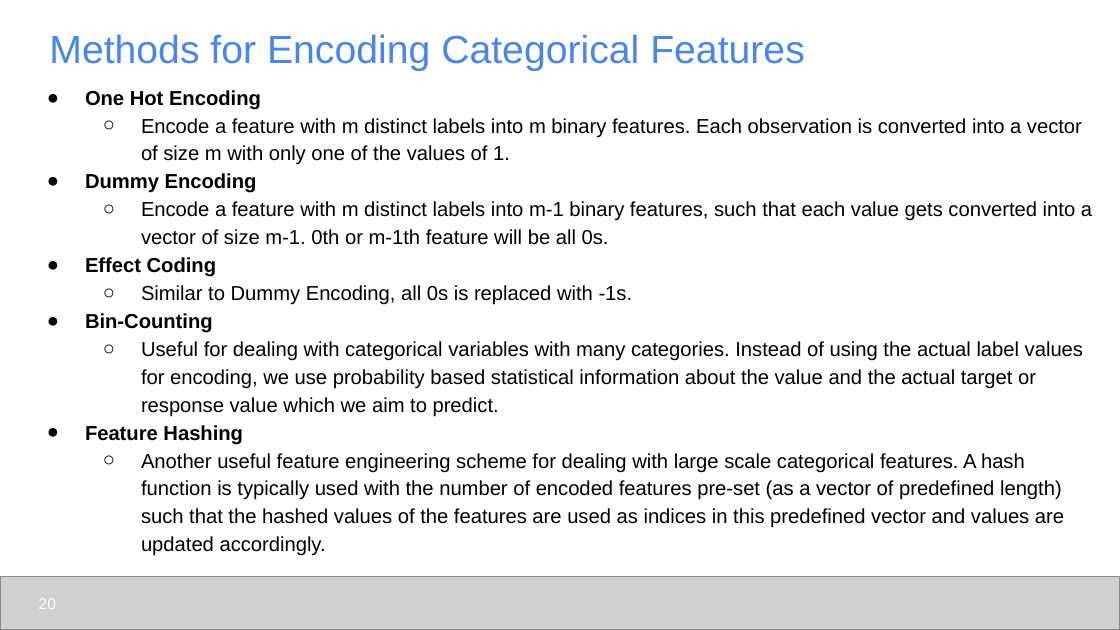
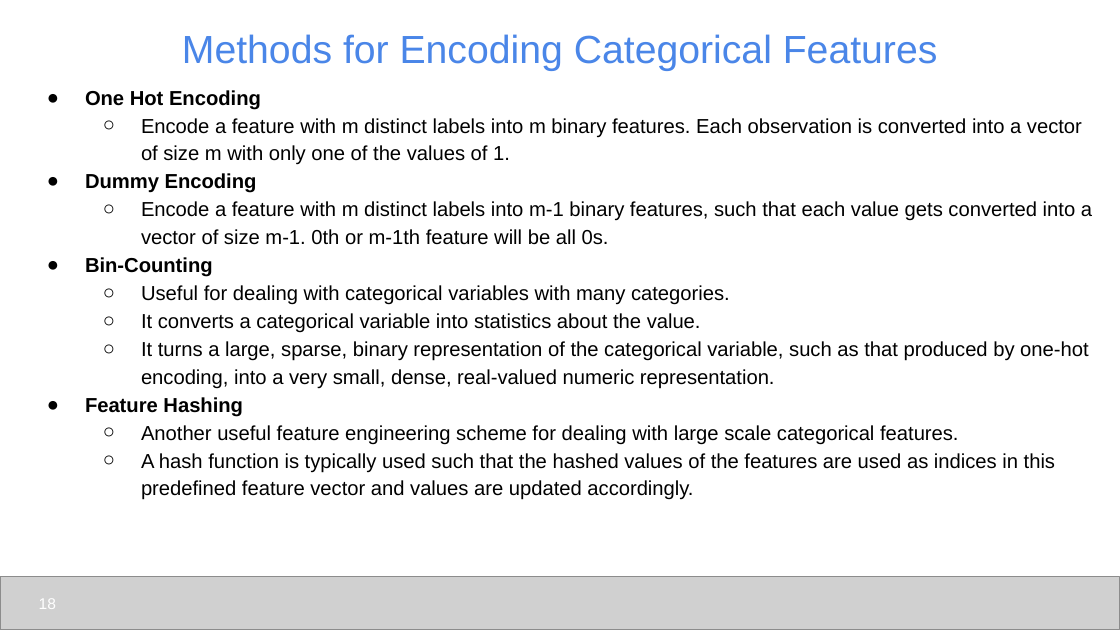
Before and after one commit to udel-cbcb/al_ml_workshop, a slide deck: slide 18 of Day_3/Lectures/Day_3_Lecture_Feature_Engineering_Scaling_Selection.pptx (slide 20 before the commit). Drawn at 1120x630 pixels with LibreOffice and Linux fonts; fonts in the diff are those of the drawing; grey boxes stand for pictures. Boxes give left, top, right and bottom in pixels: in the first picture for what was removed or moved away, otherwise in the second. Text is boxed around its words. In the diff, an @@ line names an element or a change of style, - is before the commit and + after.

```diff
--- a/Day_3/Lectures/Day_3_Lecture_Feature_Engineering_Scaling_Selection.pptx
+++ b/Day_3/Lectures/Day_3_Lecture_Feature_Engineering_Scaling_Selection.pptx
@@ title "Methods for Encoding Categorical Features" at (x1=182, y1=34, x2=938, y2=71): alignment left to centre @@
@@ text at (x1=85, y1=257, x2=633, y2=305): paragraphs removed @@
-● Effect Coding
-  ○ Similar to Dummy Encoding, all 0s is replaced with -1s.
@@ text at (x1=141, y1=285, x2=1088, y2=389): text changed @@
-  ○ Useful for dealing with categorical variables with many categories. Instead of using the actual label values for encoding, we use probability based statistical information about the value and the actual target or response value which we aim to predict.
+  ○ Useful for dealing with categorical variables with many categories.
+  ○ It converts a categorical variable into statistics about the value.
+  ○ It turns a large, sparse, binary representation of the categorical variable, such as that produced by one-hot encoding, into a very small, dense, real-valued numeric representation.
@@ text at (x1=141, y1=425, x2=1055, y2=500): text changed @@
-  ○ Another useful feature engineering scheme for dealing with large scale categorical features. A hash function is typically used with the number of encoded features pre-set (as a vector of predefined length) such that the hashed values of the features are used as indices in this predefined vector and values are updated accordingly.
+  ○ Another useful feature engineering scheme for dealing with large scale categorical features.
+  ○ A hash function is typically used such that the hashed values of the features are used as indices in this predefined feature vector and values are updated accordingly.
@@ page number at (x1=39, y1=599, x2=56, y2=609): text changed @@
-20
+18
```
Also in this commit, not shown: 29 other slides changed, 1 slide added, 3 slides removed, 12 other files.
